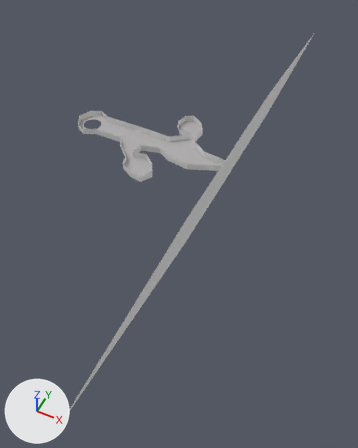
What one commit did to the FBX model Assets/Assets/Models/Level1/Level3.fbx.
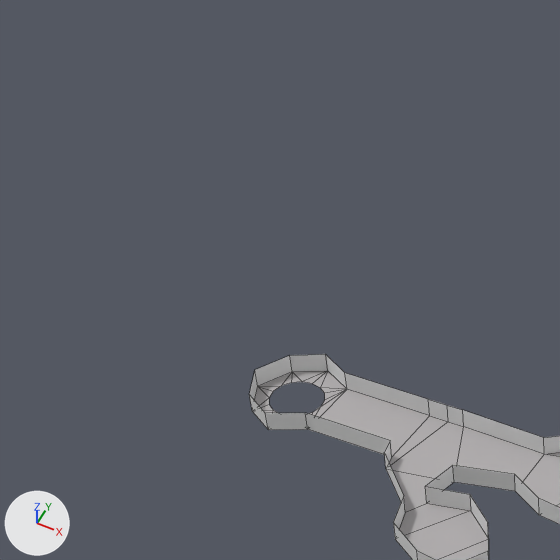
Each version appears first whole from a 50 mm camera at (-2.0, -978.0, 692.0) aimed at (-343.0, -297.0, -160.0), and next in a close-up on the part from 0% to 49% of the width and 0% to 39% of the height. The lights are fixed; the arrows at lower left show +X, +Y and +Z. The first two pictures are the older version. The close-ups show mesh edges as thin lines. Vertices at exactly the same position are counted once.

The first close-up shows 'Level3'.
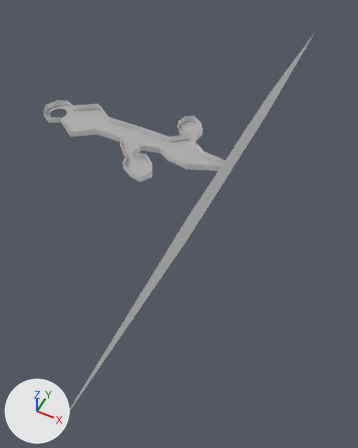
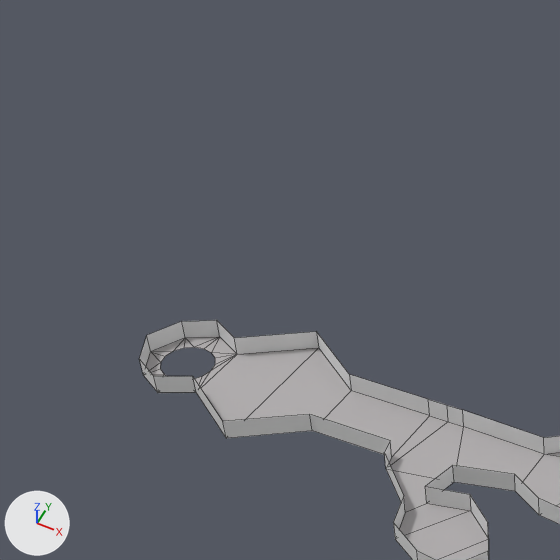
Boxes [x1, y1, x2, y2] around the edits, measured in the close-ups (560 x 560 px; the box of a moved part takes in the faces that stretch with it):
'Level3', reshaped: before [249, 354, 560, 560]; after [139, 320, 560, 560]
part 1 of me_circle_014, moved or reshaped: before [249, 354, 430, 457]; after [139, 320, 430, 457]

What changed in the scene script:
```text
Change me_circle_014:
    used by ob_level3; location = (-29.3, -285.4, -23.6)
    remove me_circle_014.from_pydata(...)  # 106 vertices, 83 faces; spans x -634.0..-235.0, y -529.0..707.0, z -20.0..45.0
    add me_circle_014.from_pydata(...)  # 114 vertices, 89 faces; spans x -734.0..-235.0, y -529.0..707.0, z -20.0..45.0
    me_circle_014 part 1
    9 faces are deleted
    24 vertices in x -634.0..-572.0, y 50.0..132.0, z -20.0..-5.0 move by (-100.0, 0.0, 0.0)
    6 vertices move from x -621.0..-572.0, y 50.0..132.0, z -5.0 to x -672.0..-568.0, y 28.0..154.0, z -5.0
    8 vertices are added at x -721.0..-568.0, y 28.0..154.0, z -20.0..-5.0
    12 new faces join them, mat_invisible (white #e7e7e7)
    3 new faces join them, mat_fogfloor (grey #b2aeaf)
```
